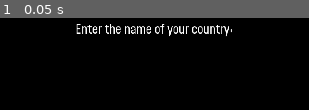
Above: before the commit, frame 1.
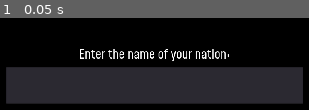
Above: after the commit, the same moment.

Repository: torresguilherme/tyrsim
Game: Godot game, scene res://scenes/first-settings.tscn
The game is run twice, just before and just after one commit, with the same random seed, the same clock (stepped at 60 frames per second) and the same inputs. This scene is started directly instead of the project's main scene.
Inputs:
- Up to frame 1 (0.05 s): no input

The runs differ from the first frame. In frame 1, 43% of the frame differs, in the area x 1-99%, y 6-94%.

Commit message:
using vsplit boxes

Diff:
--- a/Tyrant Simulator/scenes/first-settings.tscn
+++ b/Tyrant Simulator/scenes/first-settings.tscn
@@ -12,27 +12,31 @@
 
 [sub_resource type="DynamicFont" id=2]
 
-size = 16
+size = 32
 use_mipmaps = false
 use_filter = false
 font_data = ExtResource( 1 )
 _sections_unfolded = [ "Font", "Settings" ]
 
-[node name="first-settings" type="VBoxContainer" index="0"]
+[node name="first-settings" type="VSplitContainer" index="0"]
 
-anchor_left = 0.0
-anchor_top = 0.0
-anchor_right = 1.0
-anchor_bottom = 1.0
-margin_top = 410.0
-margin_bottom = -530.0
+anchor_left = 0.5
+anchor_top = 0.5
+anchor_right = 0.5
+anchor_bottom = 0.5
+margin_left = -357.5
+margin_top = -70.0
+margin_right = 357.5
+margin_bottom = 70.0
 rect_pivot_offset = Vector2( 0, 0 )
 rect_clip_content = false
 mouse_filter = 0
 mouse_default_cursor_shape = 0
 size_flags_horizontal = 1
 size_flags_vertical = 1
-alignment = 0
+split_offset = 0
+collapsed = false
+dragger_visibility = 0
 
 [node name="Label" type="Label" parent="." index="0"]
 
@@ -40,7 +44,7 @@
 anchor_top = 0.0
 anchor_right = 0.0
 anchor_bottom = 0.0
-margin_right = 1920.0
+margin_right = 715.0
 margin_bottom = 40.0
 rect_pivot_offset = Vector2( 0, 0 )
 rect_clip_content = false
@@ -49,7 +53,7 @@
 size_flags_horizontal = 1
 size_flags_vertical = 4
 custom_fonts/font = SubResource( 1 )
-text = "Enter the name of your country:"
+text = "Enter the name of your nation:"
 align = 1
 percent_visible = 1.0
 lines_skipped = 0
@@ -62,9 +66,9 @@
 anchor_top = 0.0
 anchor_right = 0.0
 anchor_bottom = 0.0
-margin_top = 44.0
-margin_right = 1920.0
-margin_bottom = 50.0
+margin_top = 52.0
+margin_right = 715.0
+margin_bottom = 140.0
 rect_pivot_offset = Vector2( 0, 0 )
 rect_clip_content = false
 focus_mode = 2
